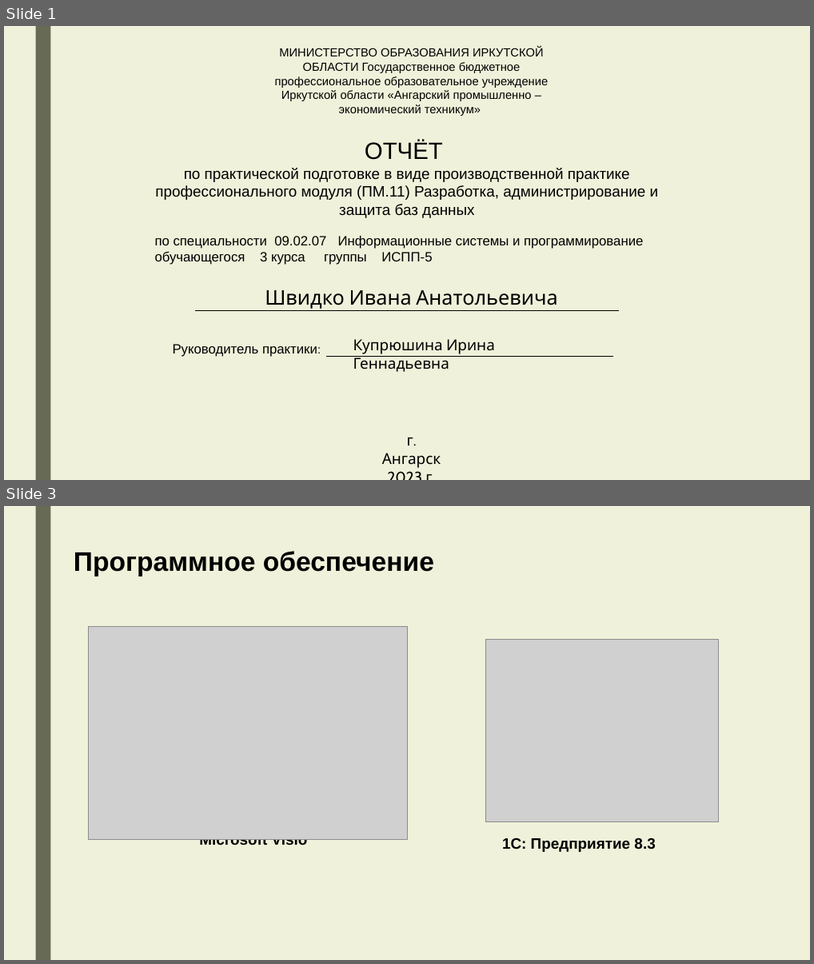
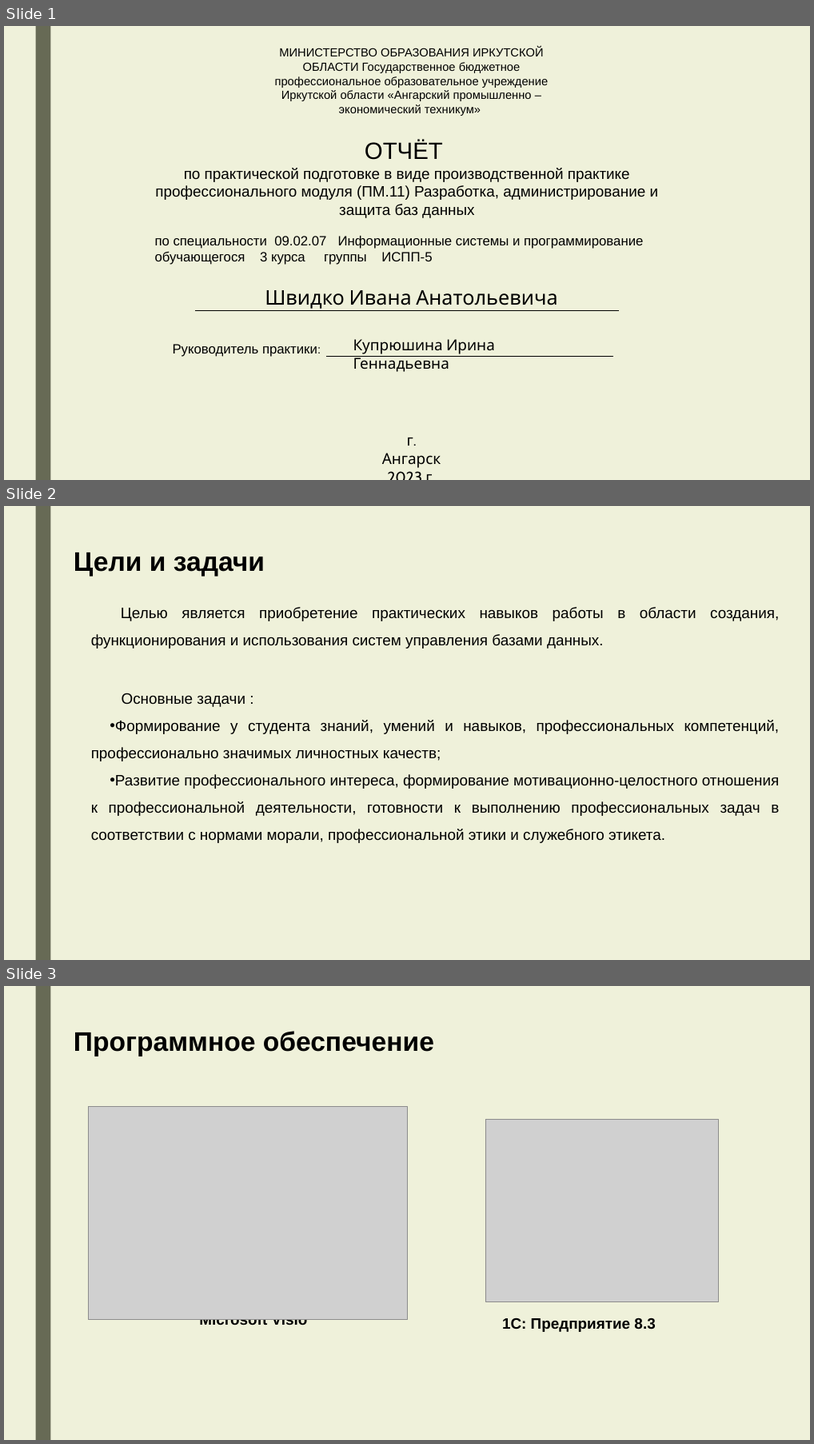
Before and after one commit to IvanShvidko/-, a slide deck: Презентация по производственной практике.pptx. Shown one above the other, each under a label of ours: slides 1 and 3 before the commit, slides 1, 2 and 3 after it; the slides between them are not shown. The pictures are 814x964 and 814x1444 pixels, drawn with LibreOffice and Linux fonts; fonts in the diff are those of the drawing; grey boxes stand for pictures. Boxes give left, top, right and bottom in pixels: in the first picture for what was removed or moved away, otherwise in the second. Text is boxed around its words. In the diff, an @@ line names an element or a change of style, - is before the commit and + after.

```diff
--- a/Презентация по производственной практике.pptx
+++ b/Презентация по производственной практике.pptx
@@ slide 2 added at bbox=[4, 506, 810, 960], background #EFF0DC; not listed: 1 template element that a slide beside it also shows @@
@@ text added at bbox=[74, 552, 265, 576], 32 pt, text #000000, bold @@
+Цели и задачи
@@ text added at bbox=[91, 607, 779, 648], 18 pt, text #000000 @@
+Целью является приобретение практических навыков работы в области создания, функционирования и использования систем управления базами данных.
@@ text added at bbox=[91, 692, 780, 843], 18 pt, text #000000 @@
+Основные задачи :
+• Формирование у студента знаний, умений и навыков, профессиональных компетенций, профессионально значимых личностных качеств;
+• Развитие профессионального интереса, формирование мотивационно-целостного отношения к профессиональной деятельности, готовности к выполнению профессиональных задач в соответствии с нормами морали, профессиональной этики и служебного этикета.
```
Also in this commit, not shown: 1 slide removed.
